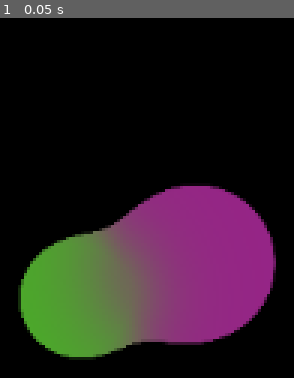
Above: before the commit, frame 1.
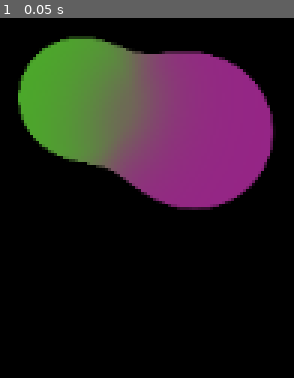
Above: after the commit, the same moment.

Repository: Jay184/godot-metaballs
Game: Godot game, scene res://sample.tscn
The game is run twice, just before and just after one commit, with the same random seed, the same clock (stepped at 60 frames per second) and the same inputs.
Inputs:
- Up to frame 1 (0.05 s): no input

The runs differ from the first frame. In frame 1, 58% of the frame differs, in the area x 6-94%, y 5-95%.

Commit message:
Update to Godot 4.5

Diff:
--- a/components/ball/ball.gd
+++ b/components/ball/ball.gd
@@ -1,4 +1,5 @@
 @tool
+class_name Ball
 extends Node2D
 
 
--- a/components/metaball/metaball.gd
+++ b/components/metaball/metaball.gd
@@ -6,20 +6,23 @@
 # 0 color1 color2 color3
 # 1 pos1   pos2   pos3
 
-var _buffer_texture := ImageTexture.new()
-var _buffer_balls := Image.new()
+var _buffer_texture: ImageTexture
+var _buffer_balls: Image
 
 
 func _ready():
-	_buffer_balls = Image.create(1, 2, false, Image.FORMAT_RGBA8)
+	_buffer_balls = Image.create_empty(1, 1, false, Image.FORMAT_RGBA8)
+
+	child_entered_tree.connect(func(_node): _resize_buffer())
+	child_exiting_tree.connect(func(_node): _resize_buffer())
+	_resize_buffer()
 
 
 func _process(_delta):
-	var children = get_children()
+	var children = get_children().filter(func(node): return node is Ball and node.visible)
 	var count = len(children)
 	var resolution = size # get_viewport().get_visible_rect().size
 
-	_buffer_balls.resize(max(1, count), 2)
 	_buffer_balls.fill(Color.TRANSPARENT)
 
 	for i in count:
@@ -28,14 +31,20 @@
 		var pos := Color(
 			node.position.x / resolution.x,
 			node.position.y / resolution.y,
-			node.radius / max(resolution.x, resolution.y)
+			node.radius / resolution.x
 		)
 
 		_buffer_balls.set_pixel(i, 0, node.color)
 		_buffer_balls.set_pixel(i, 1, pos)
 
-	_buffer_texture = ImageTexture.create_from_image(_buffer_balls)
+	_buffer_texture.update(_buffer_balls)
 
 	material.set_shader_parameter('resolution', resolution)
 	material.set_shader_parameter('balls', _buffer_texture)
 	material.set_shader_parameter('count', count)
+
+
+func _resize_buffer() -> void:
+	var count = max(1, get_child_count())
+	_buffer_balls.resize(count, 2)
+	_buffer_texture = ImageTexture.create_from_image(_buffer_balls)
--- a/components/metaball/metaball.gdshader
+++ b/components/metaball/metaball.gdshader
@@ -28,9 +28,9 @@
 	vec4 color = texture(balls, vec2(normalized_index, 0.0));
 	vec3 shape = texture(balls, vec2(normalized_index, 1.0)).xyz;
 
-	shape.x = map(shape.x, 0.0, 1.0, 0.0, resolution.x);
-	shape.y = map(shape.y, 0.0, 1.0, resolution.y, 0.0);
-	shape.z = map(shape.z, 0.0, 1.0, 0.0, resolution.x);
+	shape.x *= resolution.x; // map(shape.x, 0.0, 1.0, 0.0, resolution.x);
+	shape.y *= resolution.y;
+	shape.z *= resolution.x;
 
 	return Ball(shape.xy, shape.z, color);
 }
@@ -39,6 +39,7 @@
 void fragment() {
 	float v = 0.0;
 	vec4 color = vec4(v);
+	COLOR = color;
 
 	for (int i = 0; i < count; i++) {
 		Ball ball = get_ball(i);
@@ -53,6 +54,10 @@
 
 		v += f;
 		color.xyz += ball.color.xyz * f;
+
+		if (length(delta) < r) {
+			COLOR.a = 1.0;
+		}
 	}
 
 	float t = smoothstep(min(sharpness, 1.0), 1.0, v);
--- a/components/metaball/metaball.tscn
+++ b/components/metaball/metaball.tscn
@@ -1,11 +1,11 @@
 [gd_scene load_steps=4 format=3 uid="uid://cvsqe7v1pisv5"]
 
-[ext_resource type="Shader" path="res://components/metaball/metaball.gdshader" id="1_3a4bk"]
-[ext_resource type="Script" path="res://components/metaball/metaball.gd" id="1_msg2t"]
+[ext_resource type="Shader" uid="uid://bpgjwcjh3bx2o" path="res://components/metaball/metaball.gdshader" id="1_3a4bk"]
+[ext_resource type="Script" uid="uid://bx2sqr56lilst" path="res://components/metaball/metaball.gd" id="1_msg2t"]
 
 [sub_resource type="ShaderMaterial" id="ShaderMaterial_i5206"]
 shader = ExtResource("1_3a4bk")
-shader_parameter/resolution = null
+shader_parameter/resolution = Vector2(0, 0)
 shader_parameter/count = 2
 shader_parameter/sharpness = 0.98
 shader_parameter/threshold = 0.0
--- a/icon.svg
+++ /dev/null
@@ -1 +0,0 @@
-<svg height="128" width="128" xmlns="http://www.w3.org/2000/svg"><rect x="2" y="2" width="124" height="124" rx="14" fill="#363d52" stroke="#212532" stroke-width="4"/><g transform="scale(.101) translate(122 122)"><g fill="#fff"><path d="M105 673v33q407 354 814 0v-33z"/><path d="m105 673 152 14q12 1 15 14l4 67 132 10 8-61q2-11 15-15h162q13 4 15 15l8 61 132-10 4-67q3-13 15-14l152-14V427q30-39 56-81-35-59-83-108-43 20-82 47-40-37-88-64 7-51 8-102-59-28-123-42-26 43-46 89-49-7-98 0-20-46-46-89-64 14-123 42 1 51 8 102-48 27-88 64-39-27-82-47-48 49-83 108 26 42 56 81zm0 33v39c0 276 813 276 814 0v-39l-134 12-5 69q-2 10-14 13l-162 11q-12 0-16-11l-10-65H446l-10 65q-4 11-16 11l-162-11q-12-3-14-13l-5-69z" fill="#478cbf"/><path d="M483 600c0 34 58 34 58 0v-86c0-34-58-34-58 0z"/><circle cx="725" cy="526" r="90"/><circle cx="299" cy="526" r="90"/></g><g fill="#414042"><circle cx="307" cy="532" r="60"/><circle cx="717" cy="532" r="60"/></g></g></svg>
--- a/project.godot
+++ b/project.godot
@@ -10,10 +10,12 @@
 
 [application]
 
-config/name="godot-metaballs"
+config/name="Metaballs"
+config/tags=PackedStringArray("2d", "complete", "sample")
 run/main_scene="res://sample.tscn"
-config/features=PackedStringArray("4.2", "Mobile")
-config/icon="res://icon.svg"
+config/features=PackedStringArray("4.4", "Mobile")
+boot_splash/bg_color=Color(0.232003, 0.269085, 0.216919, 1)
+config/icon="uid://dd6yiqpno4xgt"
 
 [rendering]
 
--- a/sample.tscn
+++ b/sample.tscn
@@ -6,13 +6,16 @@
 [node name="Sample" type="Node2D"]
 
 [node name="Metaball" parent="." instance=ExtResource("1_04efb")]
+offset_left = 2.0
+offset_right = 357.0
+offset_bottom = 227.0
+
+[node name="Ball2" parent="Metaball" instance=ExtResource("2_5wmwa")]
+position = Vector2(172, 119)
+radius = 35.998
+color = Color(0.592, 0.141, 0.533, 1)
 
 [node name="Ball1" parent="Metaball" instance=ExtResource("2_5wmwa")]
 position = Vector2(114, 102)
 radius = 25.242
 color = Color(0.278, 0.698, 0.145, 1)
-
-[node name="Ball2" parent="Metaball" instance=ExtResource("2_5wmwa")]
-position = Vector2(172, 119)
-radius = 35.998
-color = Color(0.592, 0.141, 0.533, 1)
Not shown, added: components/ball/ball.gd.uid
Not shown: 1 places in components/ball/ball.tscn that only renumber resources
Not shown, added: components/metaball/metaball.gd.uid
Not shown, added: components/metaball/metaball.gdshader.uid
Binary file added: icon.png
Not shown, changed: icon.png.import
